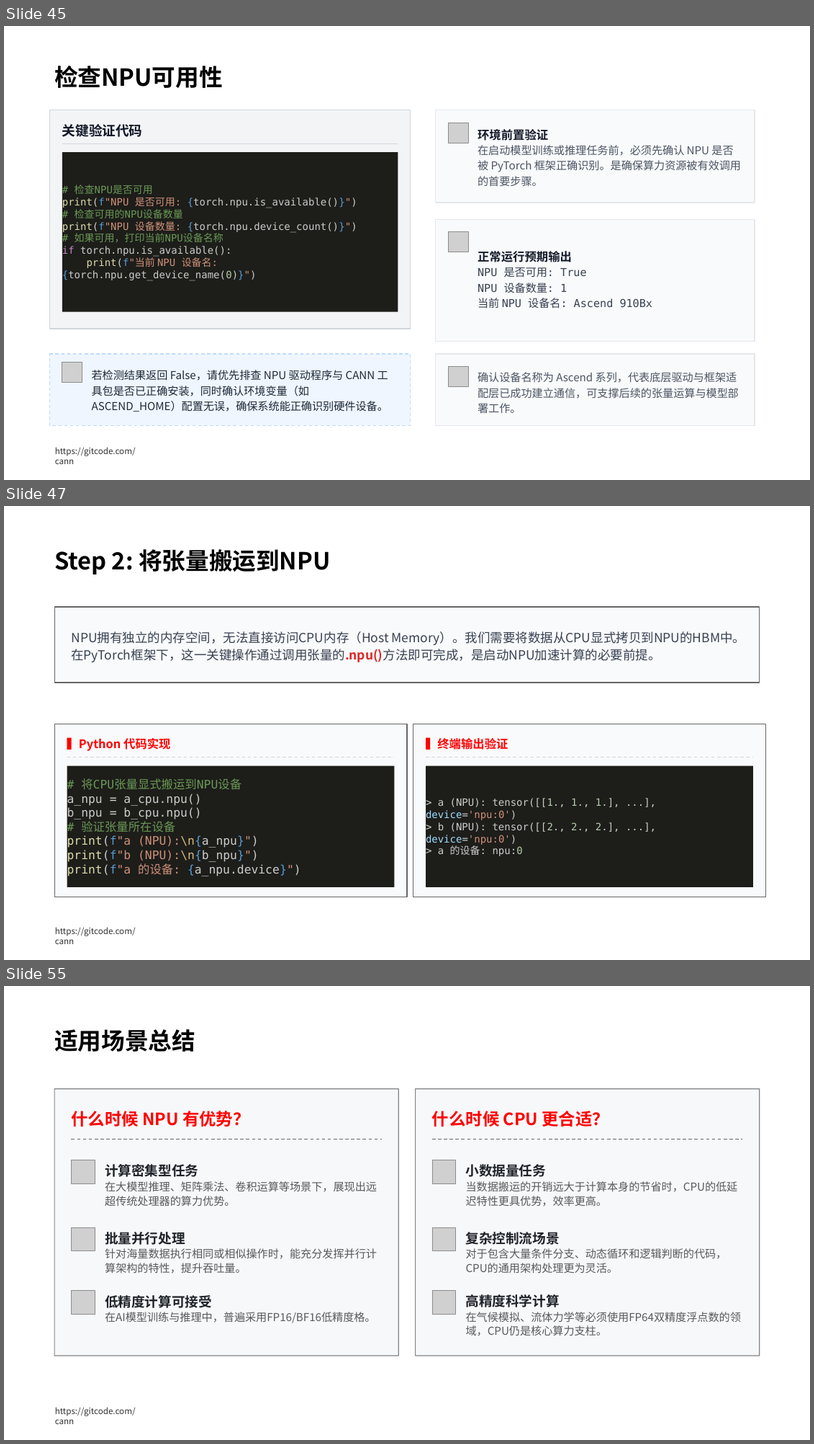
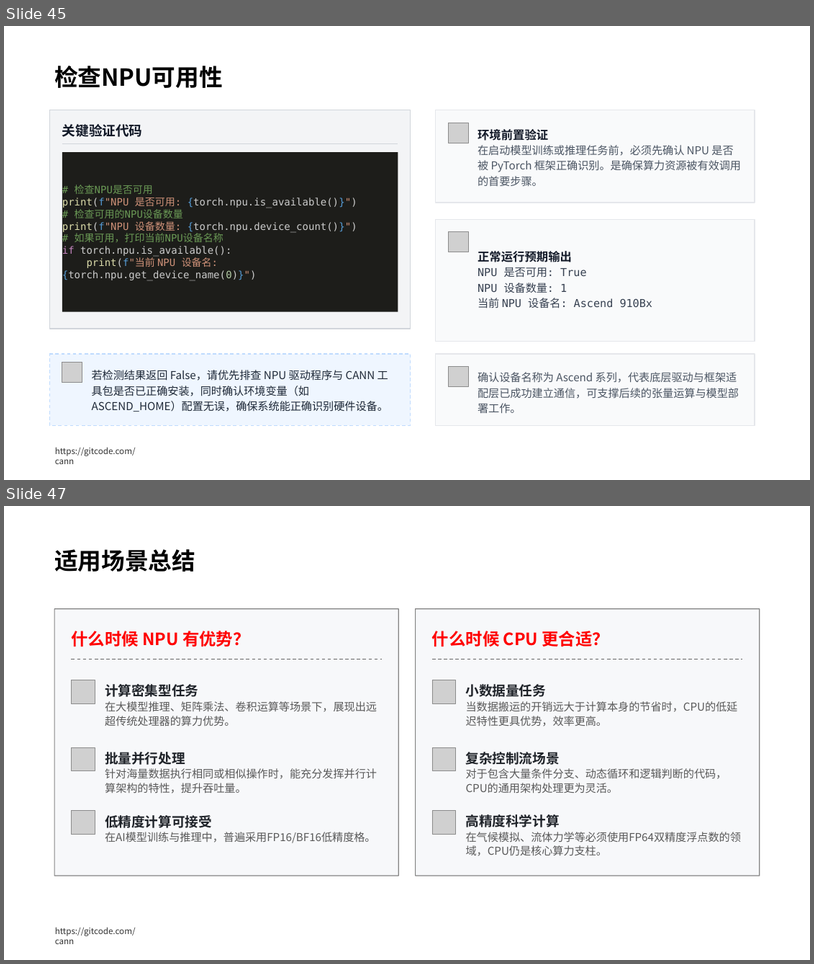
Before and after one commit to hicann/cann-learning-hub, a slide deck: quick_start/cann_basics/slides/artificial_intelligence_basics.pptx. Shown one above the other, each under a label of ours: slides 45, 47 and 55 before the commit, slides 45 and 47 after it; the slides between them are not shown. The pictures are 814x1444 and 814x964 pixels, drawn with LibreOffice and Linux fonts; fonts in the diff are those of the drawing; grey boxes stand for pictures; background and template pictures are left out. Boxes give left, top, right and bottom in pixels: in the first picture for what was removed or moved away, otherwise in the second. Text is boxed around its words. In the diff, an @@ line names an element or a change of style, - is before the commit and + after.

```diff
--- a/quick_start/cann_basics/slides/artificial_intelligence_basics.pptx
+++ b/quick_start/cann_basics/slides/artificial_intelligence_basics.pptx
@@ slide 47 removed at [4, 506, 810, 960], background #FFFFFF; not listed: 1 template element that a slide beside it also shows @@
@@ text removed at [54, 549, 330, 574] @@
-Step 2: 将张量搬运到NPU
@@ rounded rectangle removed at [55, 607, 760, 682] @@
@@ text removed at [71, 631, 746, 662] @@
-NPU拥有独立的内存空间，无法直接访问CPU内存（Host Memory）。我们需要将数据从CPU显式拷贝到NPU的HBM中。在PyTorch框架下，这一关键操作通过调用张量的.npu()方法即可完成，是启动NPU加速计算的必要前提。
@@ rounded rectangle removed at [55, 723, 407, 896] @@
@@ text removed at [67, 737, 170, 751] @@
-▍Python 代码实现
@@ rounded rectangle removed at [413, 723, 766, 896] @@
@@ text removed at [426, 737, 508, 749] @@
-▍终端输出验证
@@ line removed from (67, 757) to (394, 757) @@
@@ line removed from (426, 757) to (754, 757) @@
@@ rectangle removed at [67, 765, 394, 886] @@
-# 将CPU张量显式搬运到NPU设备
-a_npu = a_cpu.npu()
-b_npu = b_cpu.npu()
-# 验证张量所在设备
-print(f"a (NPU):\n{a_npu}")
-print(f"b (NPU):\n{b_npu}")
-print(f"a 的设备: {a_npu.device}")
@@ rectangle removed at [426, 765, 754, 886] @@
-> a (NPU): tensor([[1., 1., 1.], ...], device='npu:0')
-> b (NPU): tensor([[2., 2., 2.], ...], device='npu:0')
-> a 的设备: npu:0
@@ what was slide 55 is now slide 47 @@
```
Also in this commit, not shown: 7 slides changed, 1 slide added, 8 other slides removed, 6 other files.
